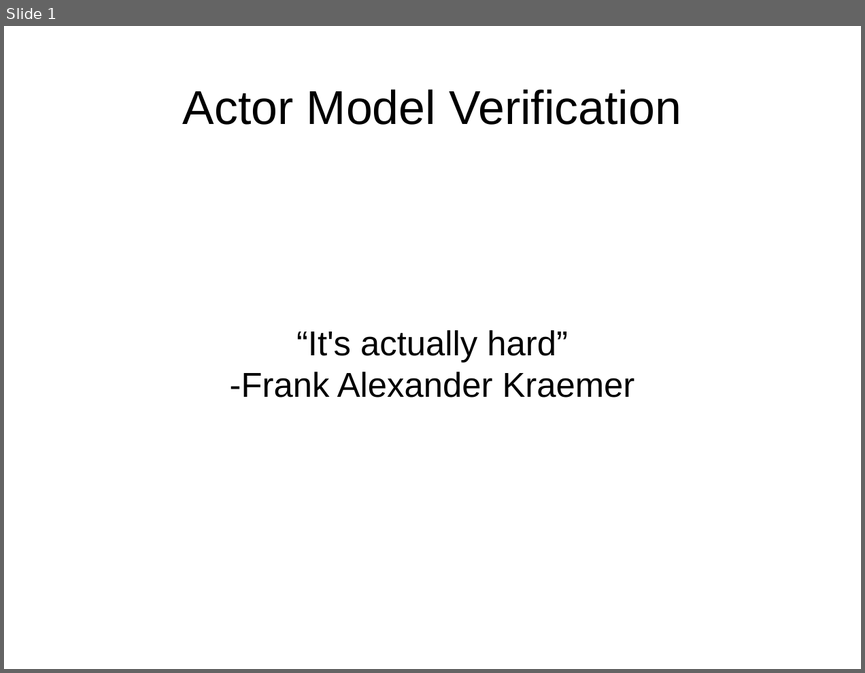
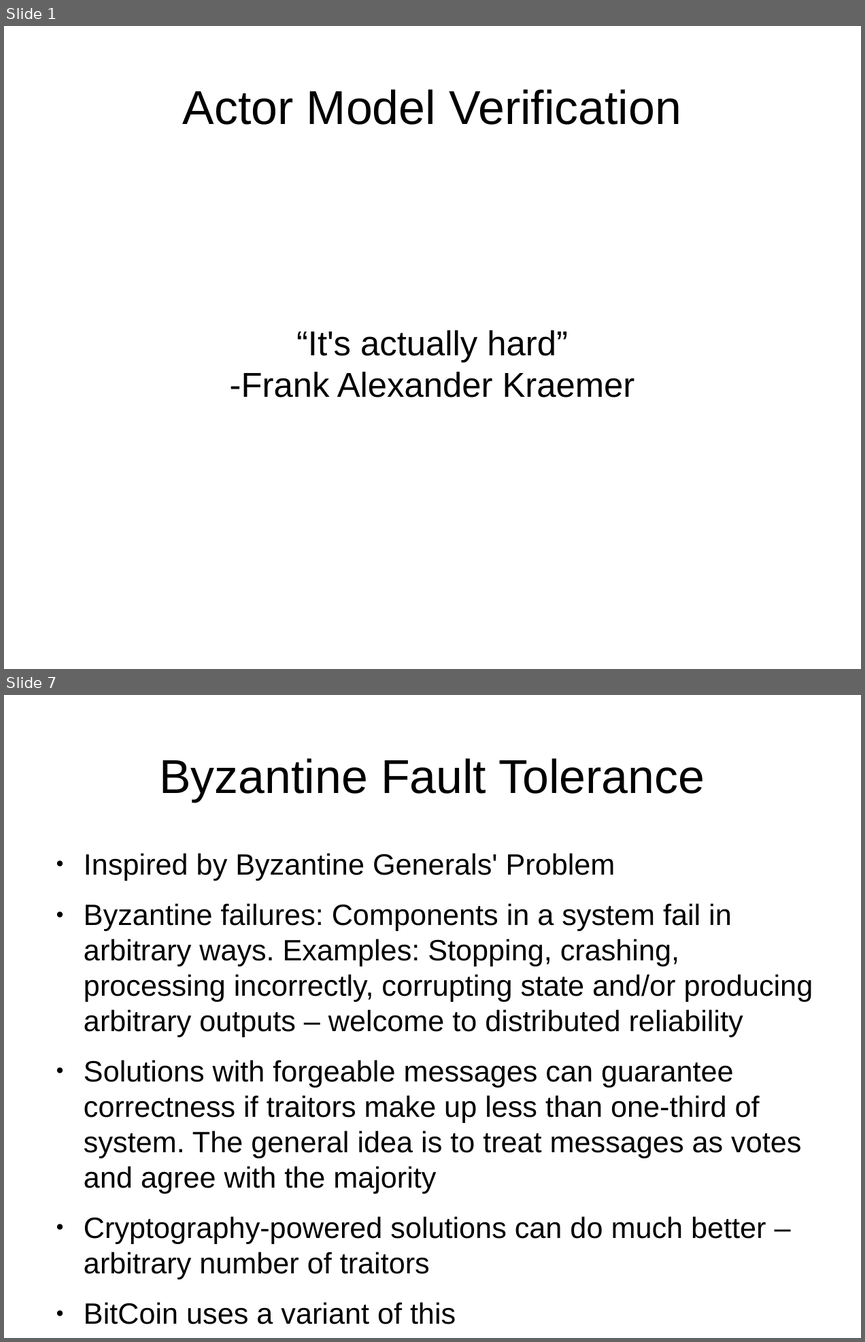
Before and after one commit to tormeh/sanntidpres, a slide deck: Actor model verification talk.odp. Shown one above the other, each under a label of ours: slide 1 before the commit, slides 1 and 7 after it; the slides between them are not shown. The pictures are 865x673 and 865x1342 pixels, drawn with LibreOffice and Linux fonts; fonts in the diff are those of the drawing. Boxes give left, top, right and bottom in pixels: in the first picture for what was removed or moved away, otherwise in the second. Text is boxed around its words. In the diff, an @@ line names an element or a change of style, - is before the commit and + after.

```diff
--- a/Actor model verification talk.odp
+++ b/Actor model verification talk.odp
@@ slide 7 added at (4,695,861,1338), background #FFFFFF @@
@@ title added at (159,758,704,802), 44 pt, text #000000 @@
+Byzantine Fault Tolerance
@@ text added at (84,853,813,1324), 27.2 pt, text #000000 @@
+● Inspired by Byzantine Generals' Problem
+● Byzantine failures: Components in a system fail in arbitrary ways. Examples: Stopping, crashing, processing incorrectly, corrupting state and/or producing arbitrary outputs – welcome to distributed reliability
+● Solutions with forgeable messages can guarantee correctness if traitors make up less than one-third of system. The general idea is to treat messages as votes and agree with the majority
+● Cryptography-powered solutions can do much better – arbitrary number of traitors
+● BitCoin uses a variant of this
```
Also in this commit, not shown: 4 slides changed, 3 other slides added, 2 slides removed, 1 other file.
